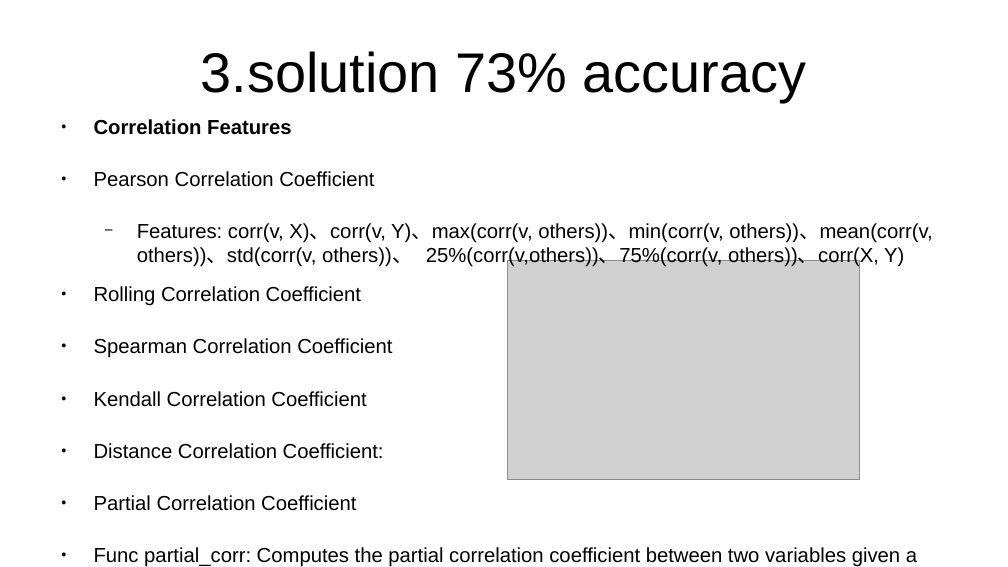
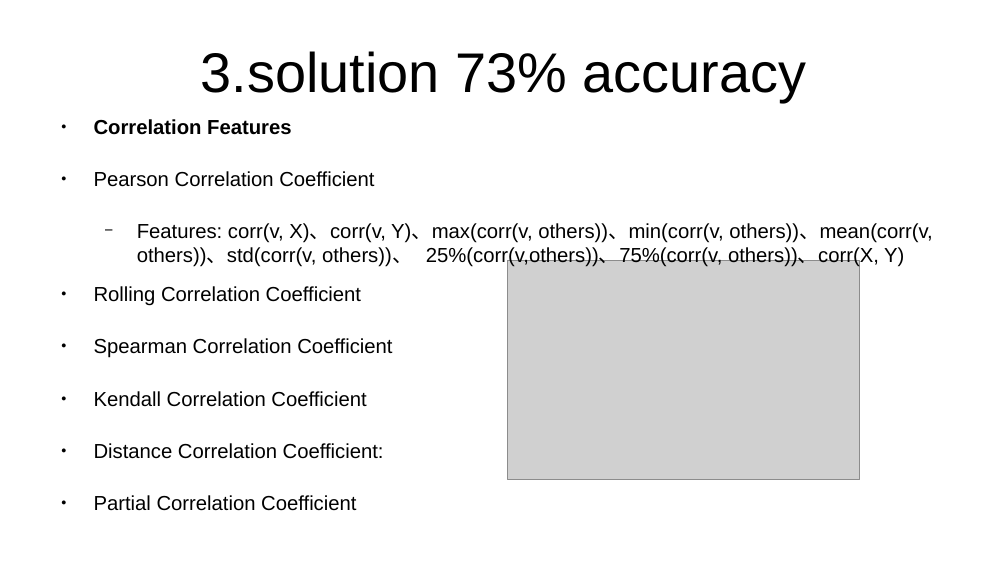
Before and after one commit to emoen/CausalityDiscoveryCrunchDAO, a slide deck: slide 25 of presentation/HIBRAIN_March_25.odp. Drawn at 1008x567 pixels with LibreOffice and Linux fonts; fonts in the diff are those of the drawing; grey boxes stand for pictures. Boxes give left, top, right and bottom in pixels: in the first picture for what was removed or moved away, otherwise in the second. Text is boxed around its words. In the diff, an @@ line names an element or a change of style, - is before the commit and + after.

Commit message:
final version

```diff
--- a/presentation/HIBRAIN_March_25.odp
+++ b/presentation/HIBRAIN_March_25.odp
@@ text at <box>94,547,917,567</box>: paragraph removed @@
-● Func partial_corr: Computes the partial correlation coefficient between two variables given a third variable.
```
Also in this commit, not shown: 7 other slides changed.
